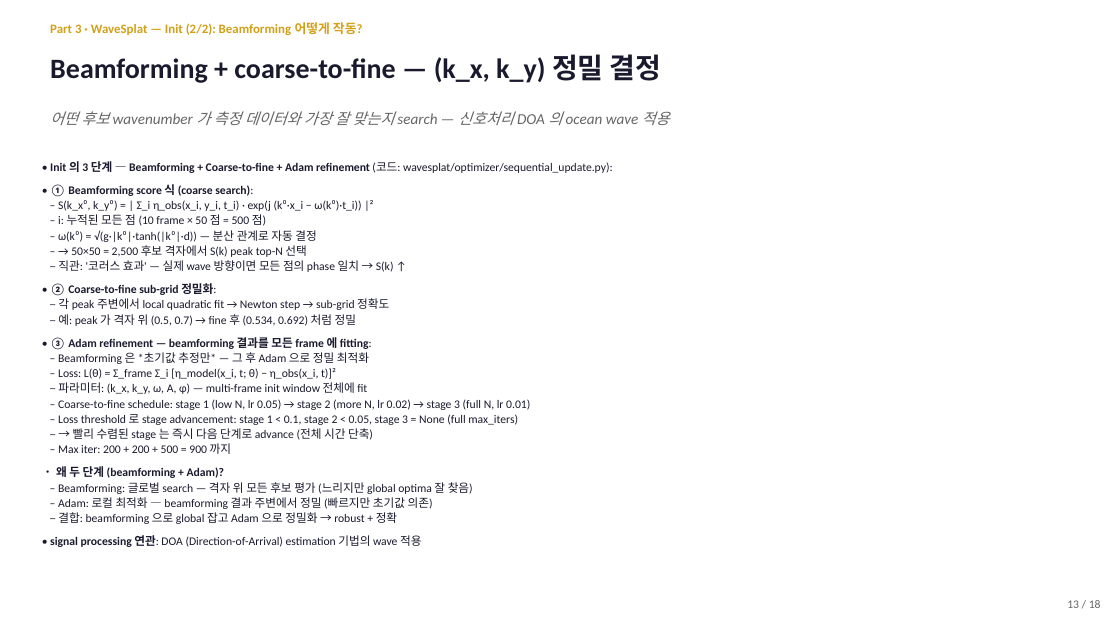
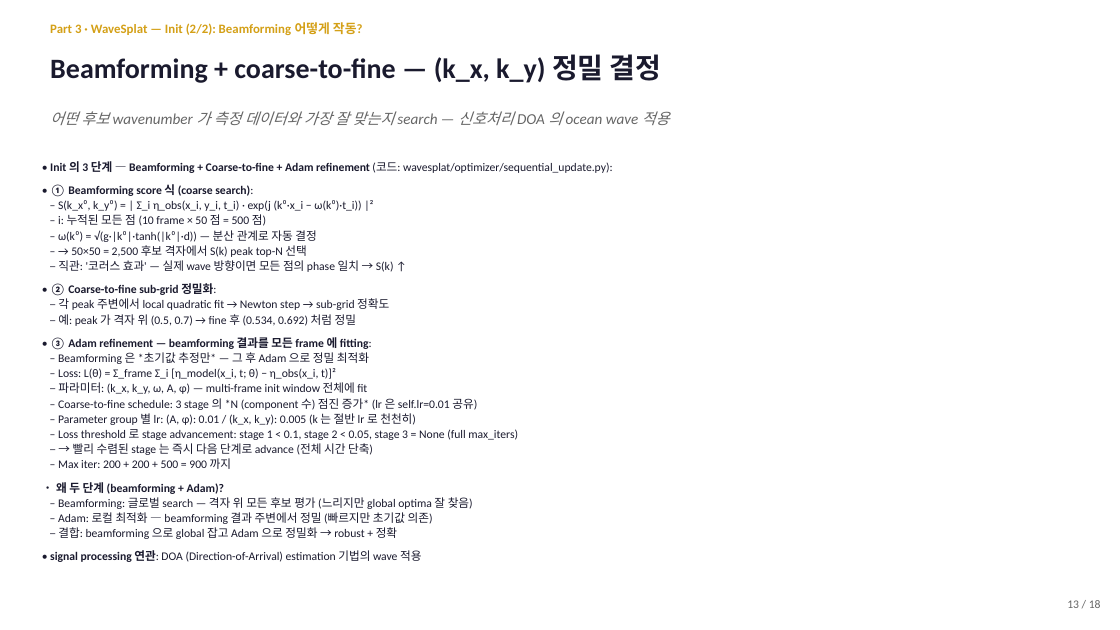
Before and after one commit to SAEYONGPARK94/wavesplat, a slide deck: slide 13 of wavesplat/docs/labmeeting_2026_05_13.pptx. Drawn at 1120x630 pixels with LibreOffice and Linux fonts; fonts in the diff are those of the drawing. Boxes give left, top, right and bottom in pixels: in the first picture for what was removed or moved away, otherwise in the second. Text is boxed around its words. In the diff, an @@ line names an element or a change of style, - is before the commit and + after.

```diff
--- a/wavesplat/docs/labmeeting_2026_05_13.pptx
+++ b/wavesplat/docs/labmeeting_2026_05_13.pptx
@@ text at (58,398,477,425): text changed @@
-– Coarse-to-fine schedule: stage 1 (low N, lr 0.05) → stage 2 (more N, lr 0.02) → stage 3 (full N, lr 0.01)
+– Coarse-to-fine schedule: 3 stage 의 *N (component 수) 점진 증가* (lr 은 self.lr=0.01 공유)
+– Parameter group 별 lr: (A, φ): 0.01 / (k_x, k_y): 0.005 (k 는 절반 lr 로 천천히)
```
Also in this commit, not shown: 1 other slide changed, 1 other file.
